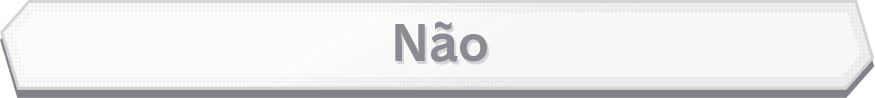
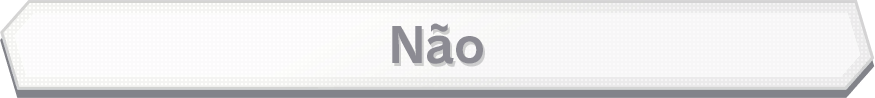
Layer changes from the first 875 x 98 image to the second:
added layer "Não V2 Centralizado" above "Não" over <box>392,23,483,64</box>
hid "Não" over <box>395,21,487,62</box>
